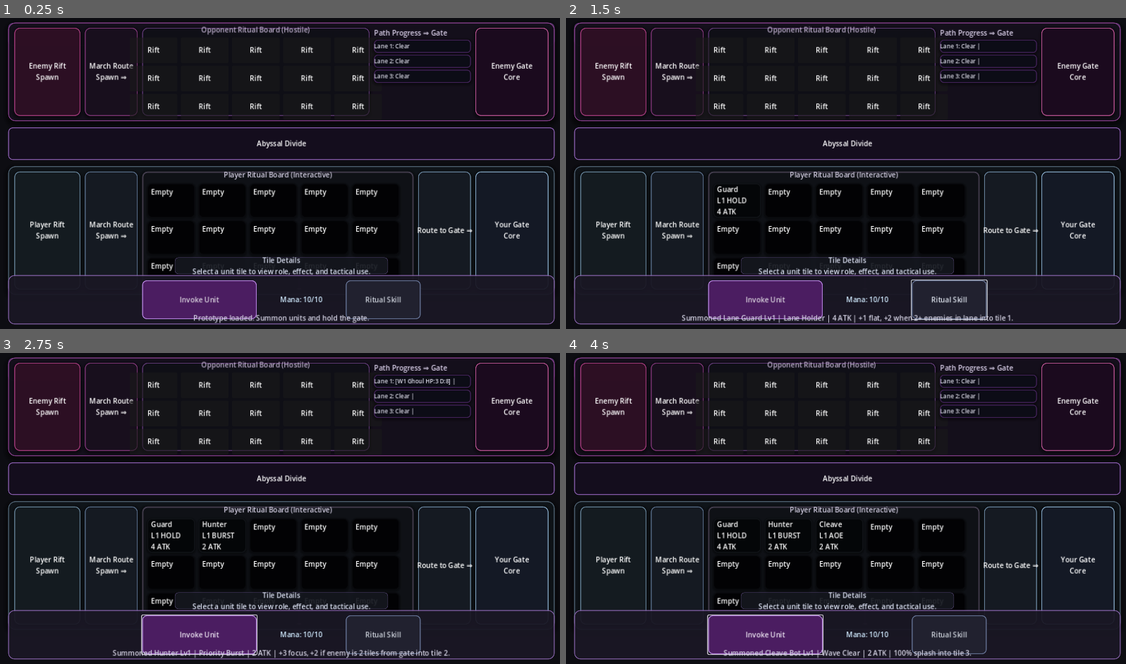
Above: before the commit, frames 1-4 (two rows, left to right).
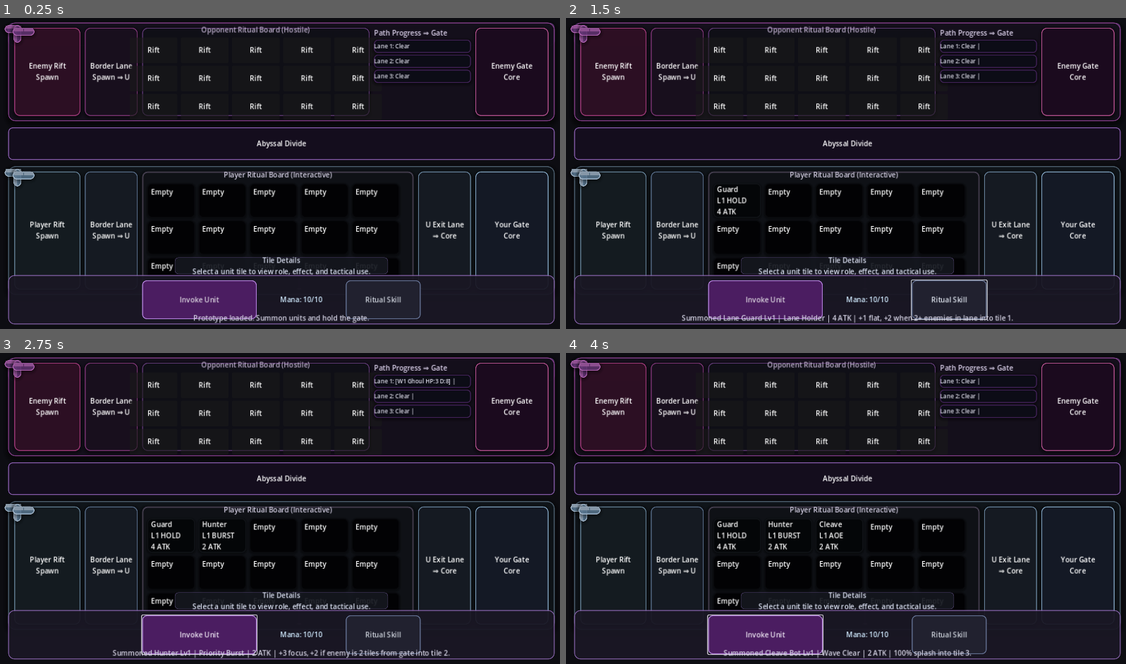
Above: after the commit, the same moments.

Repository: D3MISEarch/AbyssFall-merge-defense
Game: Godot game, scene res://scenes/Main.tscn
Two runs of this game, one before a commit and one after it. Both use one fixed random seed, a clock stepped at 60 frames per second and the inputs below.
Inputs:
- Up to frame 1 (0.25 s): no input
- Up to frame 2 (1.5 s): click "Invoke Unit" at 0.5 s; click "Ritual Skill" at 1.25 s
- Up to frame 3 (2.75 s): click "Invoke Unit" at 2 s
- Up to frame 4 (4 s): click "Ritual Skill" at 2.75 s; click "Invoke Unit" at 3.5 s

The runs differ from the first frame. In frame 1, 1.0% of the frame differs, in the area x 0-85%, y 2-72%; in frame 2, 1.0%; in frame 3, 1.0%; in frame 4, 1.0%.
Error after the commit: Invalid call. Nonexistent function 'to_local' in base 'Panel'. (res://scripts/main.gd:431)

Commit message:
Refine battlefield strips with U-shaped border lane overlays

Diff:
--- a/scenes/Main.tscn
+++ b/scenes/Main.tscn
@@ -114,7 +114,7 @@
 anchor_bottom = 1.0
 grow_horizontal = 2
 grow_vertical = 2
-text = "March Route\nSpawn ⇒"
+text = "Border Lane\nSpawn ⇒ U"
 horizontal_alignment = 1
 vertical_alignment = 1
 
@@ -386,7 +386,7 @@
 
 [node name="EnemyTitle" type="Label" parent="BattlefieldStack/EnemyStrip/EnemyFlow/EnemyRightPath"]
 layout_mode = 2
-text = "Route to Gate ⇒"
+text = "U-Lane Status ⇒ Gate"
 
 [node name="Enemy1" type="Panel" parent="BattlefieldStack/EnemyStrip/EnemyFlow/EnemyRightPath"]
 custom_minimum_size = Vector2(0, 30)
@@ -508,7 +508,7 @@
 anchor_bottom = 1.0
 grow_horizontal = 2
 grow_vertical = 2
-text = "March Route\nSpawn ⇒"
+text = "Border Lane\nSpawn ⇒ U"
 horizontal_alignment = 1
 vertical_alignment = 1
 
@@ -754,7 +754,7 @@
 anchor_bottom = 1.0
 grow_horizontal = 2
 grow_vertical = 2
-text = "Route to Gate ⇒"
+text = "U Exit Lane\n⇒ Core"
 horizontal_alignment = 1
 vertical_alignment = 1
 
--- a/scripts/main.gd
+++ b/scripts/main.gd
@@ -126,6 +126,7 @@
 var lane_portal_ring_rects: Array[ColorRect] = []
 var opponent_tile_panels: Array[Panel] = []
 var opponent_tile_labels: Array[Label] = []
+var route_visual_layers: Array[Control] = []
 
 @onready var summon_button: Button = $BottomControls/BottomRow/SummonButton
 @onready var status_label: Label = $StatusLabel
@@ -316,6 +317,9 @@
 	loss_label.visible = false
 	status_label.text = "Prototype loaded. Summon units and hold the gate."
 	_update_selection_detail()
+	enemy_strip_panel.resized.connect(_on_battlefield_strip_resized)
+	player_strip_panel.resized.connect(_on_battlefield_strip_resized)
+	call_deferred("_build_u_route_overlays")
 
 func _apply_dark_fantasy_theme() -> void:
 	background_rect.color = Color(0.05, 0.05, 0.07, 1.0)
@@ -329,6 +333,183 @@
 	_style_enemy_lanes()
 	_style_unit_detail_panel()
 	_style_status_labels()
+
+func _on_battlefield_strip_resized() -> void:
+	call_deferred("_build_u_route_overlays")
+
+func _build_u_route_overlays() -> void:
+	_clear_route_overlays()
+	_build_strip_u_route(enemy_strip_panel, enemy_spawn_panel, opponent_board_panel, enemy_gate_panel, true)
+	_build_strip_u_route(player_strip_panel, player_spawn_panel, board_panel, player_gate_panel, false)
+
+func _clear_route_overlays() -> void:
+	for route_layer in route_visual_layers:
+		if is_instance_valid(route_layer):
+			route_layer.queue_free()
+	route_visual_layers.clear()
+
+func _build_strip_u_route(
+	strip_panel: Panel,
+	spawn_panel: Panel,
+	center_board_panel: Panel,
+	gate_panel: Panel,
+	is_hostile_strip: bool
+) -> void:
+	if not is_instance_valid(strip_panel):
+		return
+	if not is_instance_valid(spawn_panel):
+		return
+	if not is_instance_valid(center_board_panel):
+		return
+	if not is_instance_valid(gate_panel):
+		return
+
+	var strip_overlay: Control = Control.new()
+	strip_overlay.set_anchors_and_offsets_preset(Control.PRESET_FULL_RECT)
+	strip_overlay.mouse_filter = Control.MOUSE_FILTER_IGNORE
+	strip_panel.add_child(strip_overlay)
+	strip_panel.move_child(strip_overlay, strip_panel.get_child_count() - 1)
+	route_visual_layers.append(strip_overlay)
+
+	var spawn_rect: Rect2 = _rect_in_local_space(strip_panel, spawn_panel)
+	var board_rect: Rect2 = _rect_in_local_space(strip_panel, center_board_panel)
+	var gate_rect: Rect2 = _rect_in_local_space(strip_panel, gate_panel)
+	var lane_thickness: float = 18.0
+	var board_padding: float = 12.0
+	var top_lane_y: float = max(6.0, board_rect.position.y - lane_thickness - board_padding)
+	var bottom_lane_y: float = min(
+		strip_panel.size.y - lane_thickness - 6.0,
+		board_rect.position.y + board_rect.size.y + board_padding
+	)
+	var entry_x: float = spawn_rect.position.x + spawn_rect.size.x - 8.0
+	var right_lane_x: float = board_rect.position.x + board_rect.size.x + board_padding
+	var gate_entry_x: float = gate_rect.position.x + 8.0
+	var top_lane_width: float = max(40.0, right_lane_x + lane_thickness - entry_x)
+	var right_lane_height: float = max(40.0, bottom_lane_y + lane_thickness - top_lane_y)
+	var bottom_lane_start: float = board_rect.position.x + 10.0
+	var bottom_lane_width: float = max(50.0, gate_entry_x - bottom_lane_start)
+	var lane_color: Color = Color(0.36, 0.48, 0.58, 0.82)
+	var edging_color: Color = Color(0.70, 0.78, 0.86, 0.90)
+	var glow_color: Color = Color(0.43, 0.62, 0.78, 0.22)
+	var fog_color: Color = Color(0.36, 0.46, 0.57, 0.12)
+	if is_hostile_strip:
+		lane_color = Color(0.39, 0.21, 0.46, 0.84)
+		edging_color = Color(0.73, 0.41, 0.74, 0.91)
+		glow_color = Color(0.59, 0.27, 0.72, 0.24)
+		fog_color = Color(0.57, 0.28, 0.68, 0.16)
+
+	_add_route_segment(
+		strip_overlay,
+		Rect2(entry_x, top_lane_y, top_lane_width, lane_thickness),
+		lane_color,
+		edging_color,
+		glow_color,
+		fog_color,
+		false
+	)
+	_add_route_segment(
+		strip_overlay,
+		Rect2(right_lane_x, top_lane_y, lane_thickness, right_lane_height),
+		lane_color,
+		edging_color,
+		glow_color,
+		fog_color,
+		true
+	)
+	_add_route_segment(
+		strip_overlay,
+		Rect2(bottom_lane_start, bottom_lane_y, bottom_lane_width, lane_thickness),
+		lane_color,
+		edging_color,
+		glow_color,
+		fog_color,
+		false
+	)
+
+func _rect_in_local_space(local_root: Control, target: Control) -> Rect2:
+	var target_rect: Rect2 = target.get_global_rect()
+	var local_position: Vector2 = local_root.to_local(target_rect.position)
+	return Rect2(local_position, target_rect.size)
+
+func _add_route_segment(
+	host: Control,
+	segment_rect: Rect2,
+	lane_color: Color,
+	edging_color: Color,
+	glow_color: Color,
+	fog_color: Color,
+	is_vertical: bool
+) -> void:
+	var segment: Panel = Panel.new()
+	segment.position = segment_rect.position
+	segment.size = segment_rect.size
+	segment.mouse_filter = Control.MOUSE_FILTER_IGNORE
+	var segment_style: StyleBoxFlat = StyleBoxFlat.new()
+	segment_style.bg_color = lane_color
+	segment_style.corner_radius_top_left = 10
+	segment_style.corner_radius_top_right = 10
+	segment_style.corner_radius_bottom_left = 10
+	segment_style.corner_radius_bottom_right = 10
+	segment_style.border_width_left = 2
+	segment_style.border_width_top = 2
+	segment_style.border_width_right = 2
+	segment_style.border_width_bottom = 2
+	segment_style.border_color = edging_color
+	segment_style.shadow_size = 8
+	segment_style.shadow_offset = Vector2(0.0, 2.0)
+	segment_style.shadow_color = Color(0.0, 0.0, 0.0, 0.30)
+	segment.add_theme_stylebox_override("panel", segment_style)
+	host.add_child(segment)
+
+	var path_panel: ColorRect = ColorRect.new()
+	path_panel.anchors_preset = Control.PRESET_FULL_RECT
+	path_panel.offset_left = 3.0
+	path_panel.offset_top = 3.0
+	path_panel.offset_right = -3.0
+	path_panel.offset_bottom = -3.0
+	path_panel.color = lane_color.lightened(0.07)
+	path_panel.mouse_filter = Control.MOUSE_FILTER_IGNORE
+	segment.add_child(path_panel)
+
+	var glow_panel: ColorRect = ColorRect.new()
+	glow_panel.anchors_preset = Control.PRESET_FULL_RECT
+	glow_panel.offset_left = 2.0
+	glow_panel.offset_top = 2.0
+	glow_panel.offset_right = -2.0
+	glow_panel.offset_bottom = -2.0
+	glow_panel.color = glow_color
+	glow_panel.mouse_filter = Control.MOUSE_FILTER_IGNORE
+	segment.add_child(glow_panel)
+
+	var fog_panel: ColorRect = ColorRect.new()
+	fog_panel.anchors_preset = Control.PRESET_FULL_RECT
+	fog_panel.offset_left = 1.0
+	fog_panel.offset_top = 1.0
+	fog_panel.offset_right = -1.0
+	fog_panel.offset_bottom = -1.0
+	fog_panel.color = fog_color
+	fog_panel.mouse_filter = Control.MOUSE_FILTER_IGNORE
+	segment.add_child(fog_panel)
+
+	_add_stone_edging(segment, edging_color, is_vertical)
+
+func _add_stone_edging(segment: Control, edging_color: Color, is_vertical: bool) -> void:
+	var stone_count: int = 6
+	if is_vertical:
+		stone_count = 5
+	for stone_index in stone_count:
+		var stone: ColorRect = ColorRect.new()
+		stone.custom_minimum_size = Vector2(7.0, 7.0)
+		stone.size = Vector2(7.0, 7.0)
+		stone.color = edging_color.darkened(0.22)
+		stone.mouse_filter = Control.MOUSE_FILTER_IGNORE
+		if is_vertical:
+			var y_offset: float = (float(stone_index + 1) * segment.size.y) / float(stone_count + 1)
+			stone.position = Vector2(1.0, y_offset - 3.0)
+		else:
+			var x_offset: float = (float(stone_index + 1) * segment.size.x) / float(stone_count + 1)
+			stone.position = Vector2(x_offset - 3.0, 1.0)
+		segment.add_child(stone)
 
 func _apply_background_atmosphere() -> void:
 	var forest_shadow: ColorRect = ColorRect.new()
